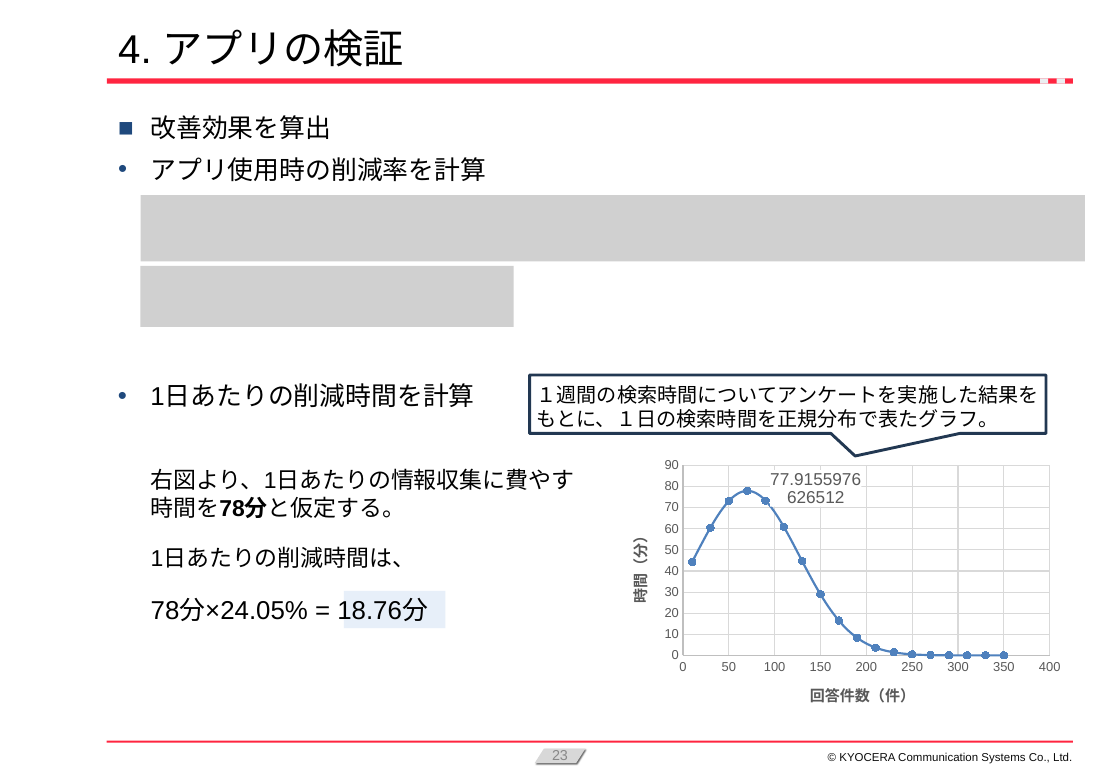
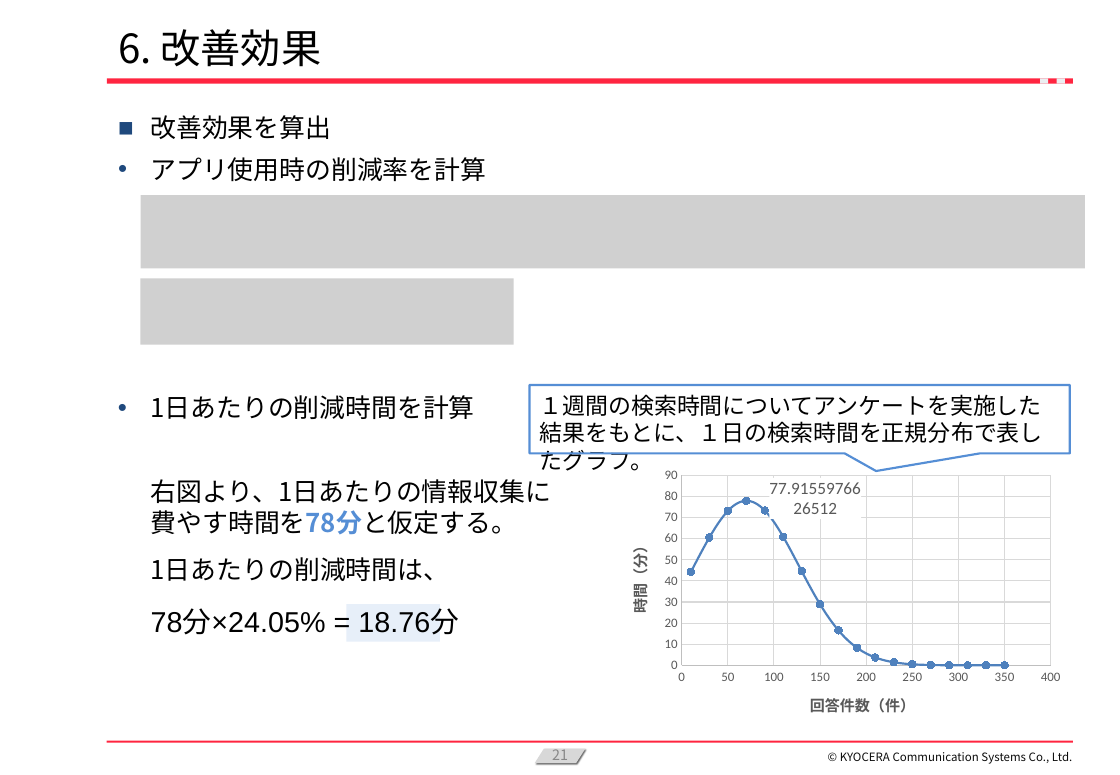
Before and after one commit to KanataOsako/SCSA, a slide deck: slide 21 of src/研究レポート/業務改善【大迫かなた】2024年予選会資料_最新.pptx (slide 23 before the commit). Drawn at 1120x775 pixels with LibreOffice and Linux fonts; fonts in the diff are those of the drawing; grey boxes stand for pictures; background and template pictures are left out. Boxes give left, top, right and bottom in pixels: in the first picture for what was removed or moved away, otherwise in the second. Text is boxed around its words. In the diff, an @@ line names an element or a change of style, - is before the commit and + after.

```diff
--- a/src/研究レポート/業務改善【大迫かなた】2024年予選会資料_最新.pptx
+++ b/src/研究レポート/業務改善【大迫かなた】2024年予選会資料_最新.pptx
@@ title at (118,29,322,67): text changed; font Arial to Noto Sans CJK JP @@
-4. アプリの検証
+6. 改善効果
@@ picture: place and size @@
-picture at (141,195,1086,262)
+picture at (141,195,1086,269)
@@ picture: place and size @@
-picture at (141,266,514,327)
+picture at (141,278,514,344)
@@ text "1日あたりの削減時間を計算": place and size @@
-text "1日あたりの削減時間を計算" at (150,385,475,407)
+text "1日あたりの削減時間を計算" at (150,395,474,419)
@@ text "1日あたりの削減時間を計算" at (150,395,474,419): font Arial to Noto Sans CJK JP @@
@@ speech box: place and size @@
-speech box at (529,375,1047,433)
+speech box at (529,386,1070,454)
@@ speech box at (529,386,1070,454): outline #233953 2 pt to #558ED5 1.5 pt; proportions changed @@
@@ text at (540,421,1043,471): text changed; size 14 to 16 pt; font Arial to Noto Sans CJK JP @@
-１週間の検索時間についてアンケートを実施した結果をもとに、１日の検索時間を正規分布で表たグラフ。
+１週間の検索時間についてアンケートを実施した結果をもとに、１日の検索時間を正規分布で表したグラフ。
@@ text at (151,479,551,534): text changed; size 16 to 18 pt; font Arial to Noto Sans CJK JP @@
-右図より、1日あたりの情報収集に費やす時間を78分と仮定する。
+右図より、1日あたりの情報収集に
+費やす時間を78分と仮定する。
@@ scatter smooth chart at (606,462,1069,738) @@
@@ data labels of Series 1 changed @@
@@ category axis changed @@
@@ value axis changed @@
@@ lettering changed @@
@@ scatter smooth chart: place and size @@
-scatter smooth chart at (606,453,1069,729)
+scatter smooth chart at (606,462,1069,738)
@@ text "1日あたりの削減時間は、": place and size @@
-text "1日あたりの削減時間は、" at (151,548,416,568)
+text "1日あたりの削減時間は、" at (151,557,450,581)
@@ text "1日あたりの削減時間は、" at (151,557,450,581): size 16 to 18 pt, font Arial to Noto Sans CJK JP @@
@@ text "78分×24.05% = 18.76分": place and size @@
-text "78分×24.05% = 18.76分" at (151,598,428,621)
+text "78分×24.05% = 18.76分" at (151,609,459,635)
@@ text "78分×24.05% = 18.76分" at (151,609,459,635): size 18 to 20 pt @@
@@ rectangle: place and size @@
-rectangle at (344,592,446,629)
+rectangle at (346,605,441,642)
@@ page number at (552,749,568,764): text changed; font Arial to Noto Sans CJK JP @@
-23
+21
@@ text "© KYOCERA Communication Systems Co., ..." at (840,752,1073,764): font Arial to Noto Sans CJK JP @@
```
Also in this commit, not shown: 26 other slides changed, 7 slides added, 5 slides removed.
